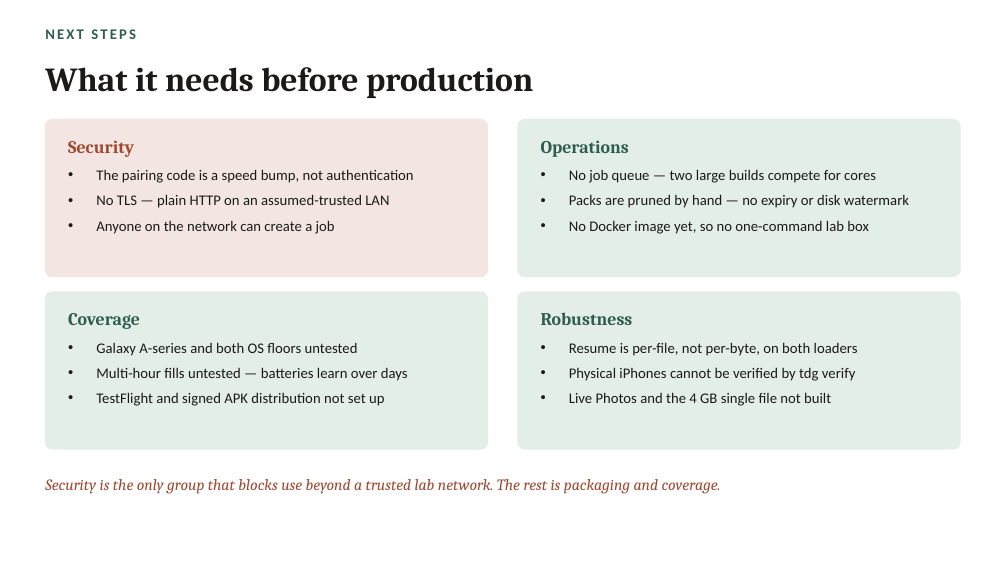
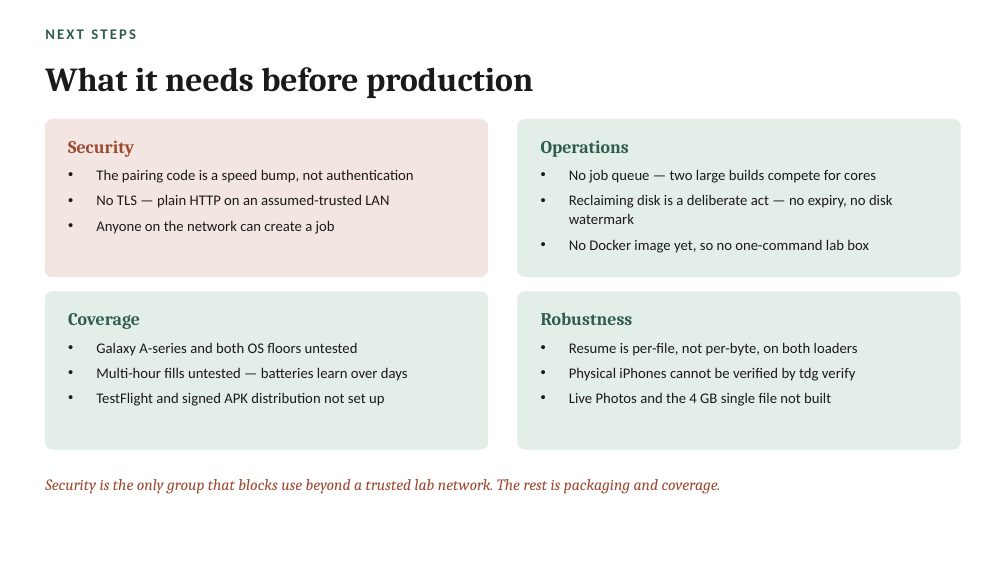
Before and after one commit to pattyD19/TestDataGenerator, a slide deck: slide 10 of docs/TDG-overview.pptx (slide 9 before the commit). Drawn at 1008x567 pixels with LibreOffice and Linux fonts; fonts in the diff are those of the drawing. Boxes give left, top, right and bottom in pixels: in the first picture for what was removed or moved away, otherwise in the second. Text is boxed around its words. In the diff, an @@ line names an element or a change of style, - is before the commit and + after.

```diff
--- a/docs/TDG-overview.pptx
+++ b/docs/TDG-overview.pptx
@@ text at bbox=[569, 194, 893, 224]: text changed @@
-• Packs are pruned by hand — no expiry or disk watermark
+• Reclaiming disk is a deliberate act — no expiry, no disk watermark
```
Also in this commit, not shown: 3 other slides changed, 1 slide added, 6 other files.
